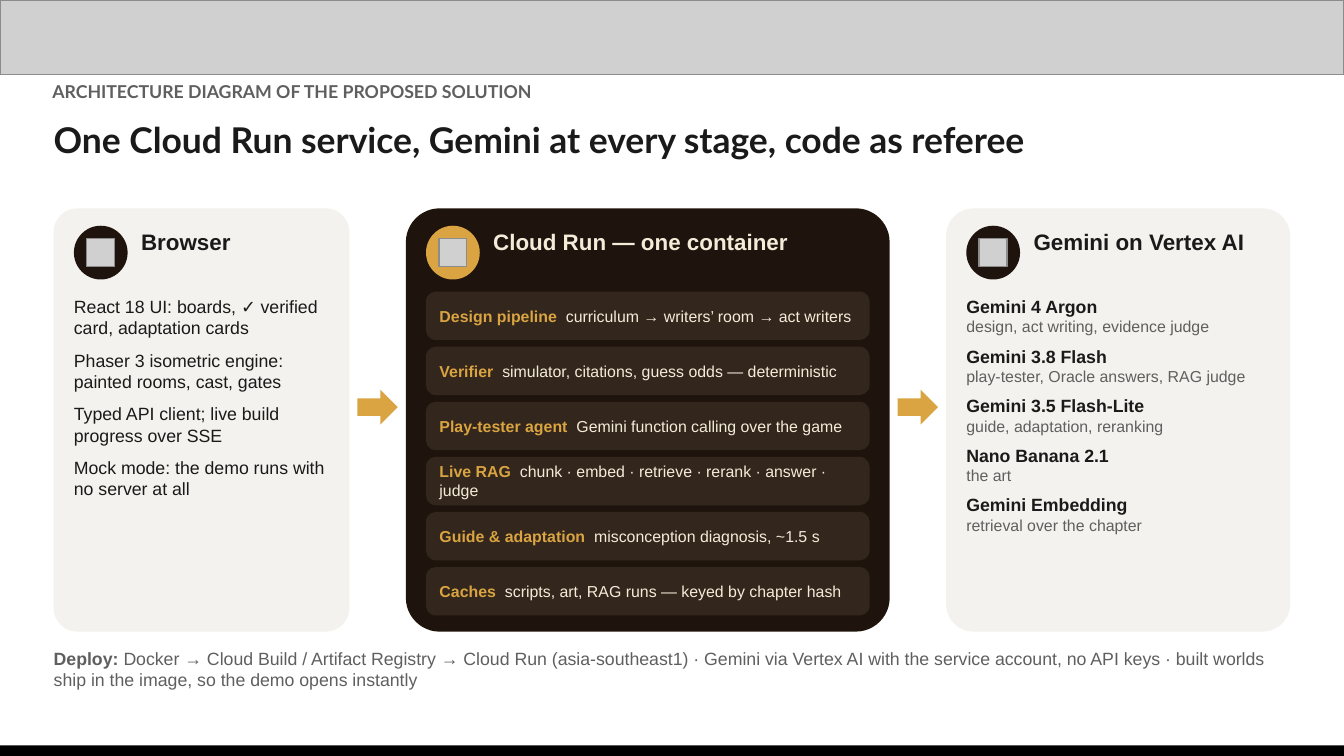
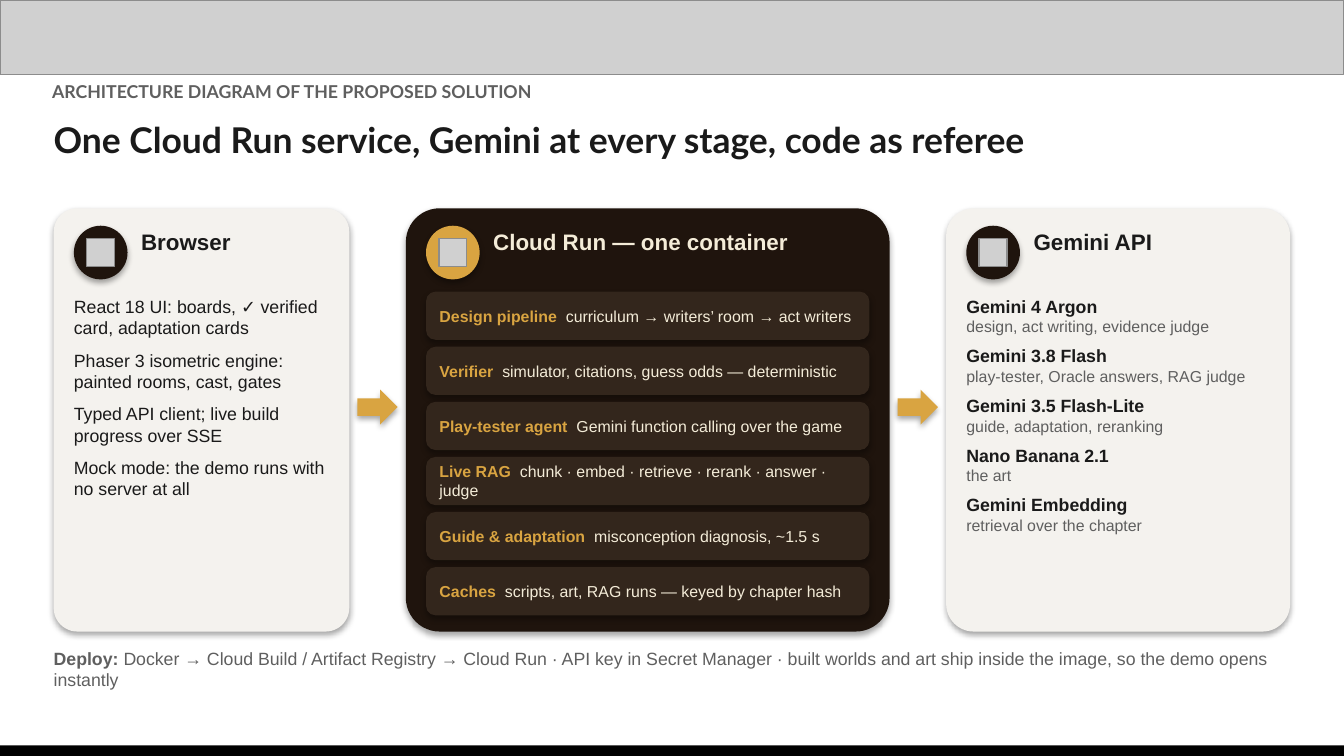
Before and after one commit to capsemble/akagami, a slide deck: slide 7 of finwing - Chapter Quest - AI Builder Cup Submission.pptx. Drawn at 1344x756 pixels with LibreOffice and Linux fonts; fonts in the diff are those of the drawing; grey boxes stand for pictures. Boxes give left, top, right and bottom in pixels: in the first picture for what was removed or moved away, otherwise in the second. Text is boxed around its words. In the diff, an @@ line names an element or a change of style, - is before the commit and + after.

```diff
--- a/finwing - Chapter Quest - AI Builder Cup Submission.pptx
+++ b/finwing - Chapter Quest - AI Builder Cup Submission.pptx
@@ shadow on in 5 elements at [54,208,349,632], [74,226,128,280], [406,208,890,632], [946,208,1290,632], [966,226,1020,280] @@
@@ text at [1034,233,1152,251]: text changed @@
-Gemini on Vertex AI
+Gemini API
@@ right arrow at [358,390,398,425]: shadow on; proportions changed @@
@@ right arrow at [898,390,938,425]: shadow on; proportions changed @@
@@ text at [54,652,1267,690]: text changed @@
-Deploy: Docker → Cloud Build / Artifact Registry → Cloud Run (asia-southeast1) · Gemini via Vertex AI with the service account, no API keys · built worlds ship in the image, so the demo opens instantly
+Deploy: Docker → Cloud Build / Artifact Registry → Cloud Run · API key in Secret Manager · built worlds and art ship inside the image, so the demo opens instantly
```
Also in this commit, not shown: 11 other slides changed, 1 slide removed, 13 other files.
